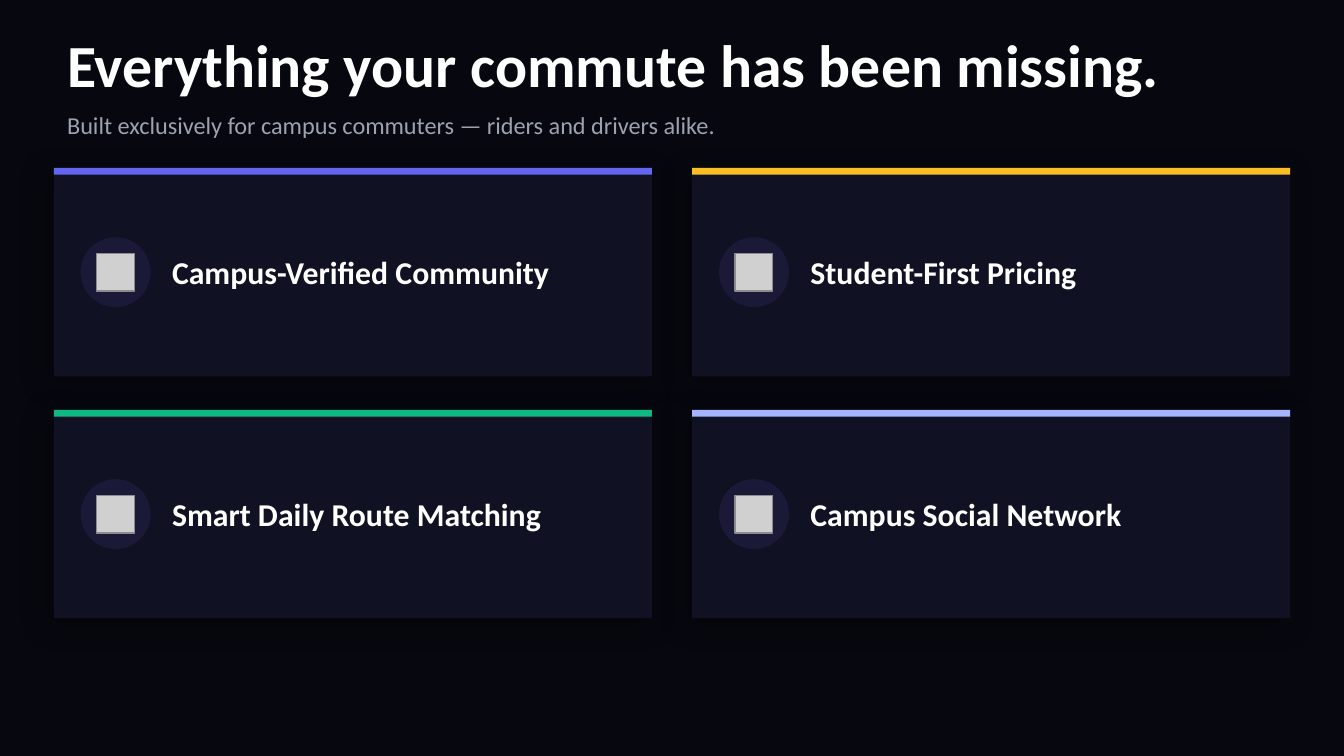
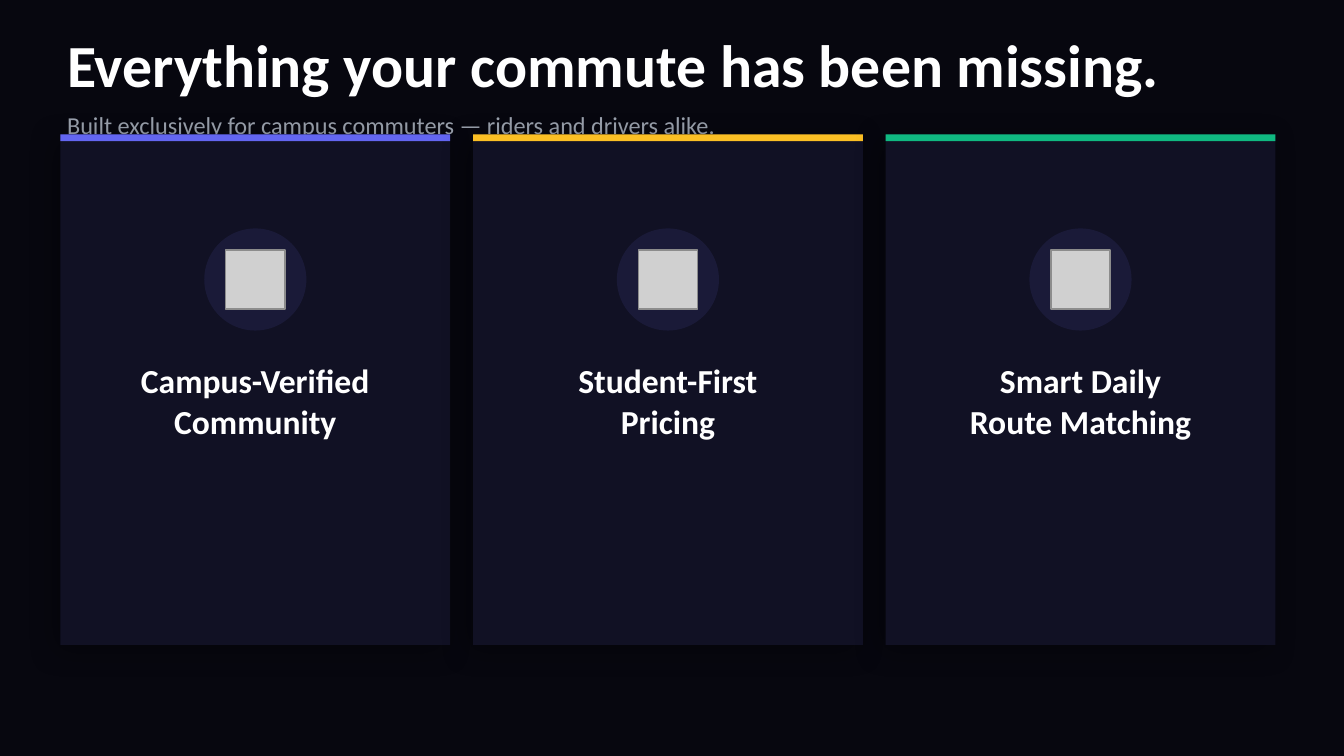
Before and after one commit to iOS-DC/Odyssey-labs-iOS-App, a slide deck: slide 5 of UniRide_Pitch.pptx (slide 6 before the commit). Drawn at 1344x756 pixels with LibreOffice and Linux fonts; fonts in the diff are those of the drawing; grey boxes stand for pictures. Boxes give left, top, right and bottom in pixels: in the first picture for what was removed or moved away, otherwise in the second. Text is boxed around its words. In the diff, an @@ line names an element or a change of style, - is before the commit and + after.

```diff
--- a/UniRide_Pitch.pptx
+++ b/UniRide_Pitch.pptx
@@ rectangle: place and size @@
-rectangle at [54,168,652,175]
+rectangle at [60,134,450,141]
@@ rectangle: place and size @@
-rectangle at [54,168,652,376]
+rectangle at [60,134,450,645]
@@ rectangle: place and size @@
-rectangle at [692,168,1290,175]
+rectangle at [473,134,863,141]
@@ rectangle: place and size @@
-rectangle at [692,168,1290,376]
+rectangle at [473,134,863,645]
@@ rectangle: place and size @@
-rectangle at [54,410,652,417]
+rectangle at [886,134,1275,141]
@@ rectangle: place and size @@
-rectangle at [54,410,652,618]
+rectangle at [886,134,1275,645]
@@ ellipse: place and size @@
-ellipse at [81,237,151,306]
+ellipse at [204,228,306,331]
@@ ellipse: place and size @@
-ellipse at [719,237,789,306]
+ellipse at [617,228,719,331]
@@ ellipse: place and size @@
-ellipse at [81,478,151,548]
+ellipse at [1030,228,1132,331]
@@ picture: place and size @@
-picture at [97,254,134,292]
+picture at [226,250,285,309]
@@ picture: place and size @@
-picture at [735,254,773,292]
+picture at [638,250,698,309]
@@ picture: place and size @@
-picture at [97,496,134,534]
+picture at [1051,250,1110,309]
@@ text at [141,369,369,440]: text changed; size 17 to 18 pt @@
-Campus-Verified Community
+Campus-Verified
+Community
@@ text at [578,369,757,440]: text changed; size 17 to 18 pt @@
-Student-First Pricing
+Student-First
+Pricing
@@ vertical alignment middle to top in 3 elements at [141,369,369,440], [578,369,757,440], [970,369,1191,440] @@
@@ text at [970,369,1191,440]: text changed; size 17 to 18 pt @@
-Smart Daily Route Matching
+Smart Daily
+Route Matching
@@ rectangle removed at [692,410,1290,618] @@
@@ rectangle removed at [692,410,1290,417] @@
@@ ellipse removed at [719,478,789,548] @@
@@ picture removed at [735,496,773,534] @@
@@ text removed at [810,503,1122,531] @@
-Campus Social Network
```
Also in this commit, not shown: 2 other slides changed, 1 slide removed, 4 other files.
